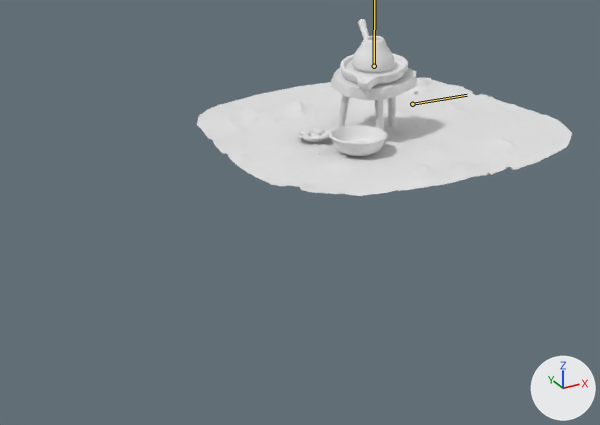
Two versions of the FBX model PocketCardsAR/Assets/PocketCards/Models/Argan/Argan.fbx, one commit apart.
Both versions are drawn from a camera (50 mm lens) standing at (-0.367, -0.879, 0.406) and looking at (0.148, 0.057, -0.062). Arrows for +X, +Y and +Z are at lower right; the lights stay in place. Both versions are drawn at frame 1 of the action 'Argan Rotation'; the numbers are the values there. The bones that bend it are drawn over the model as lines.
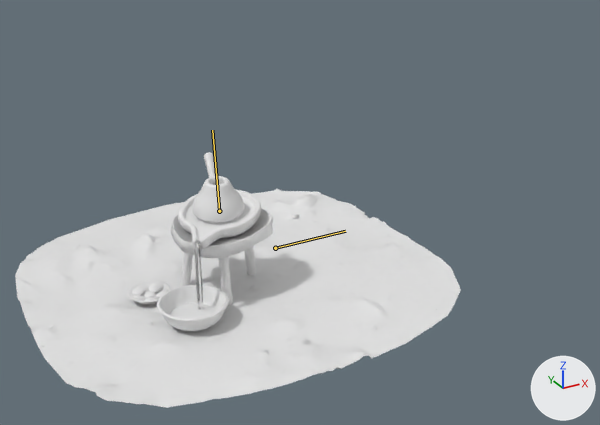
Location of each change, [x1, y1, x2, y2] in pixels of the pictures (600 x 425 px):
'Plane.007', posed (19% wider, 44% taller): before [197, 19, 572, 196]; after [15, 152, 461, 408]
'Plane.003', now drawn: after [194, 240, 204, 310]

The change, as a diff of the scene's bpy script:
```diff
--- a/PocketCardsAR/Assets/PocketCards/Models/Argan/Argan.fbx.py
+++ b/PocketCardsAR/Assets/PocketCards/Models/Argan/Argan.fbx.py
@@ bone_rig_object @@
 bone_rig_object = bpy.data.objects['Armature.005']  # the whole rig 'Armature.005'
-bone_rig_object.location = (0.318, 0.1451, 0.1134)
+bone_rig_object.location = (0.0, 0.0, 0.0)
```
